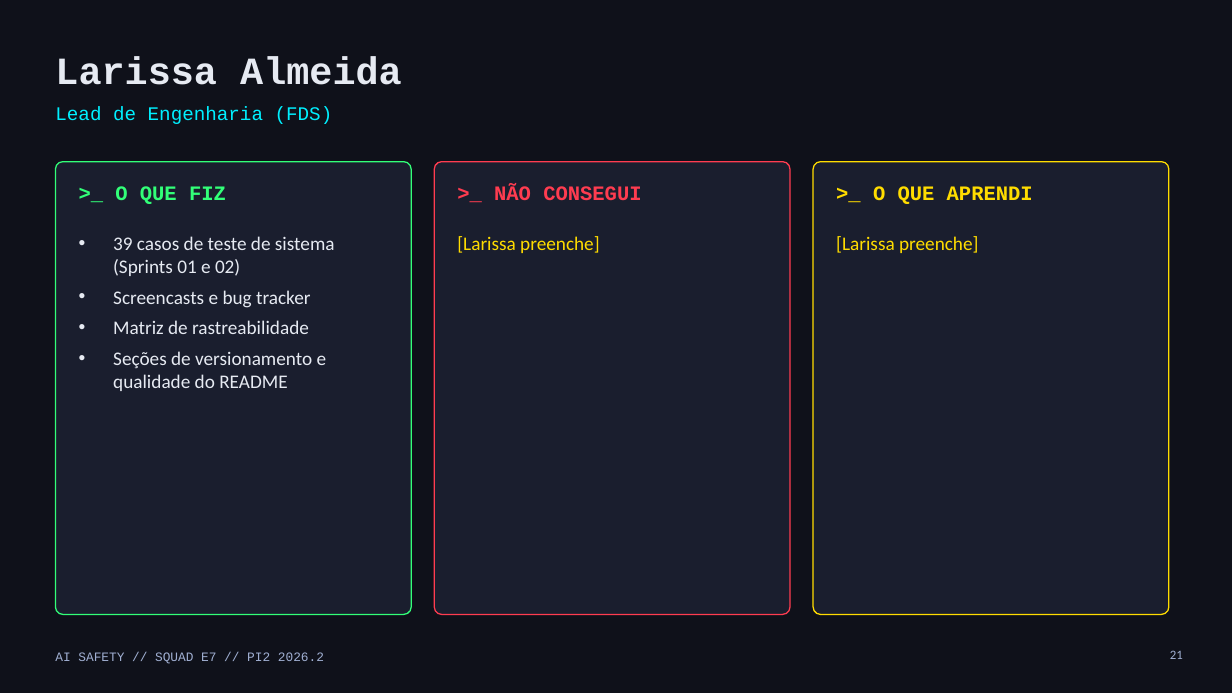
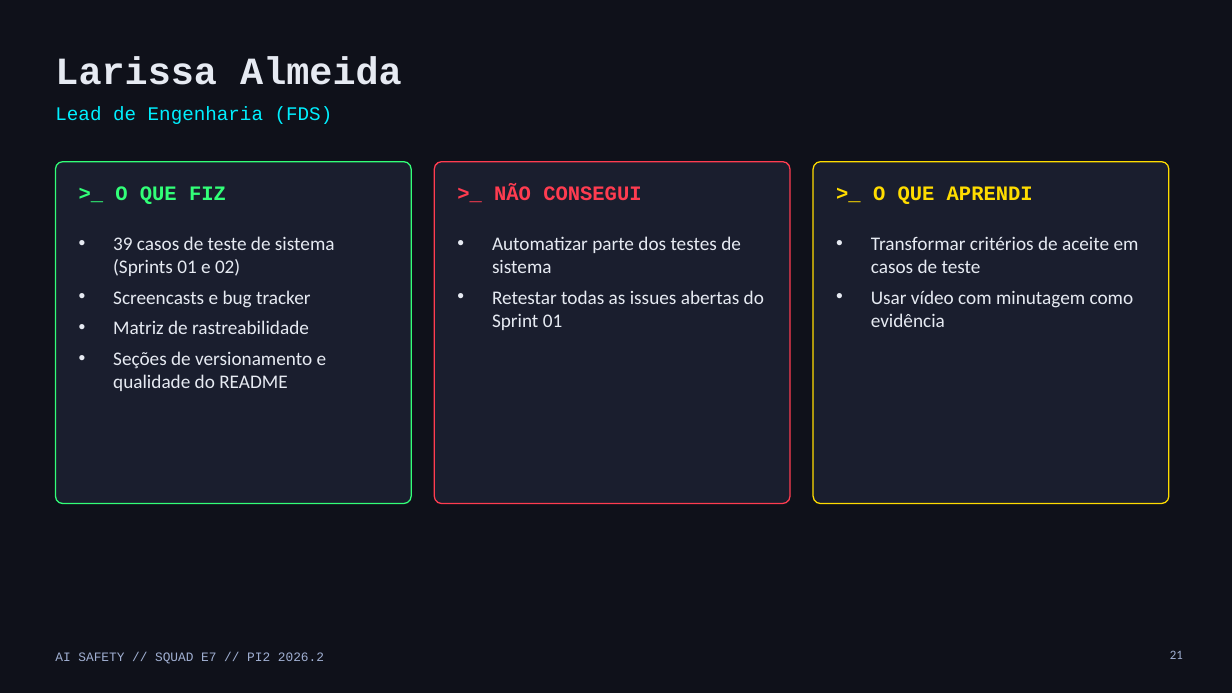
Before and after one commit to vdornelass/pi2-squad-e7, a slide deck: slide 21 of docs/apresentacao_final/apresentacao_final_squad_e7.pptx. Drawn at 1232x693 pixels with LibreOffice and Linux fonts; fonts in the diff are those of the drawing. Boxes give left, top, right and bottom in pixels: in the first picture for what was removed or moved away, otherwise in the second. Text is boxed around its words. In the diff, an @@ line names an element or a change of style, - is before the commit and + after.

```diff
--- a/docs/apresentacao_final/apresentacao_final_squad_e7.pptx
+++ b/docs/apresentacao_final/apresentacao_final_squad_e7.pptx
@@ rounded rectangle: place and size @@
-rounded rectangle at box(55, 162, 411, 615)
+rounded rectangle at box(55, 162, 411, 504)
@@ rounded rectangle: place and size @@
-rounded rectangle at box(434, 162, 790, 615)
+rounded rectangle at box(434, 162, 790, 504)
@@ proportions changed in 3 elements at box(55, 162, 411, 504), box(434, 162, 790, 504), box(813, 162, 1169, 504) @@
@@ rounded rectangle: place and size @@
-rounded rectangle at box(813, 162, 1169, 615)
+rounded rectangle at box(813, 162, 1169, 504)
@@ text at box(492, 236, 764, 330): text changed; text colour #FFDC00 to #E6EAF2 @@
-[Larissa preenche]
+• Automatizar parte dos testes de sistema
+• Retestar todas as issues abertas do Sprint 01
@@ text at box(871, 236, 1139, 327): text changed; text colour #FFDC00 to #E6EAF2 @@
-[Larissa preenche]
+• Transformar critérios de aceite em casos de teste
+• Usar vídeo com minutagem como evidência
```
Also in this commit, not shown: 11 other slides changed, 3 other files.
